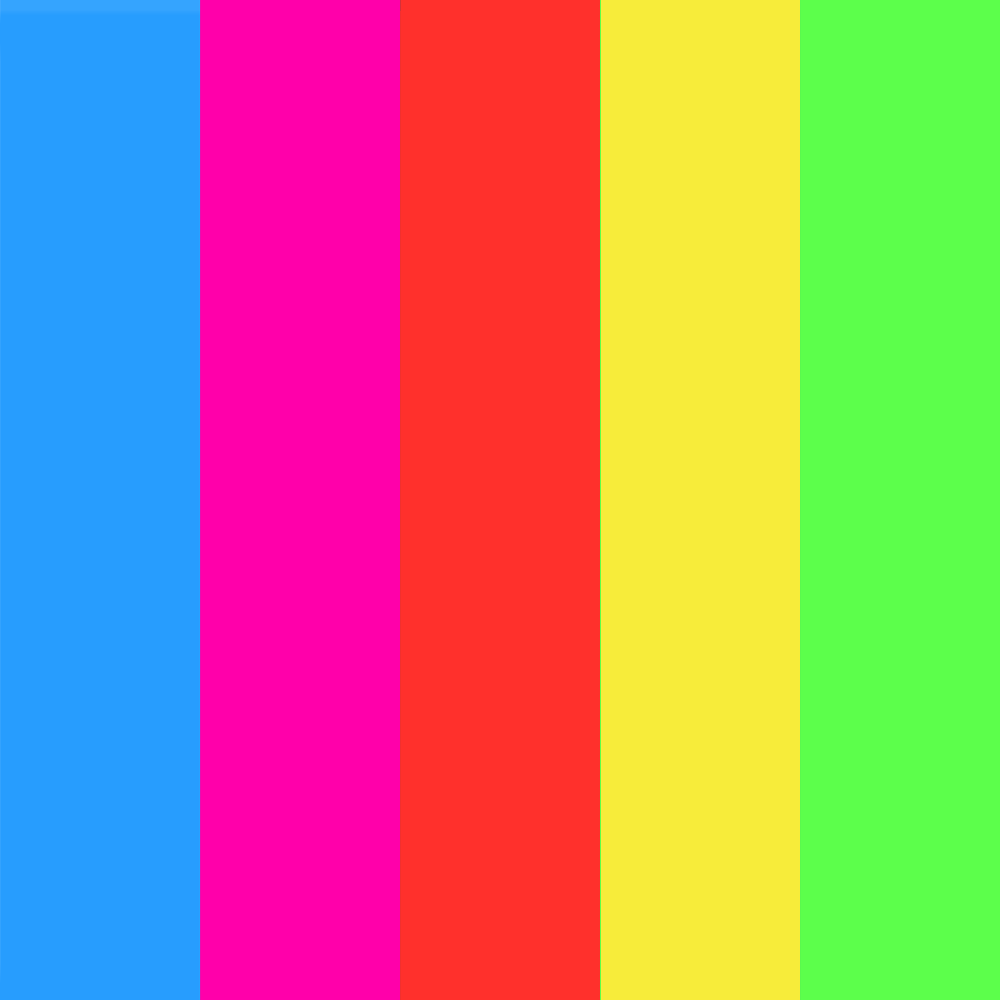
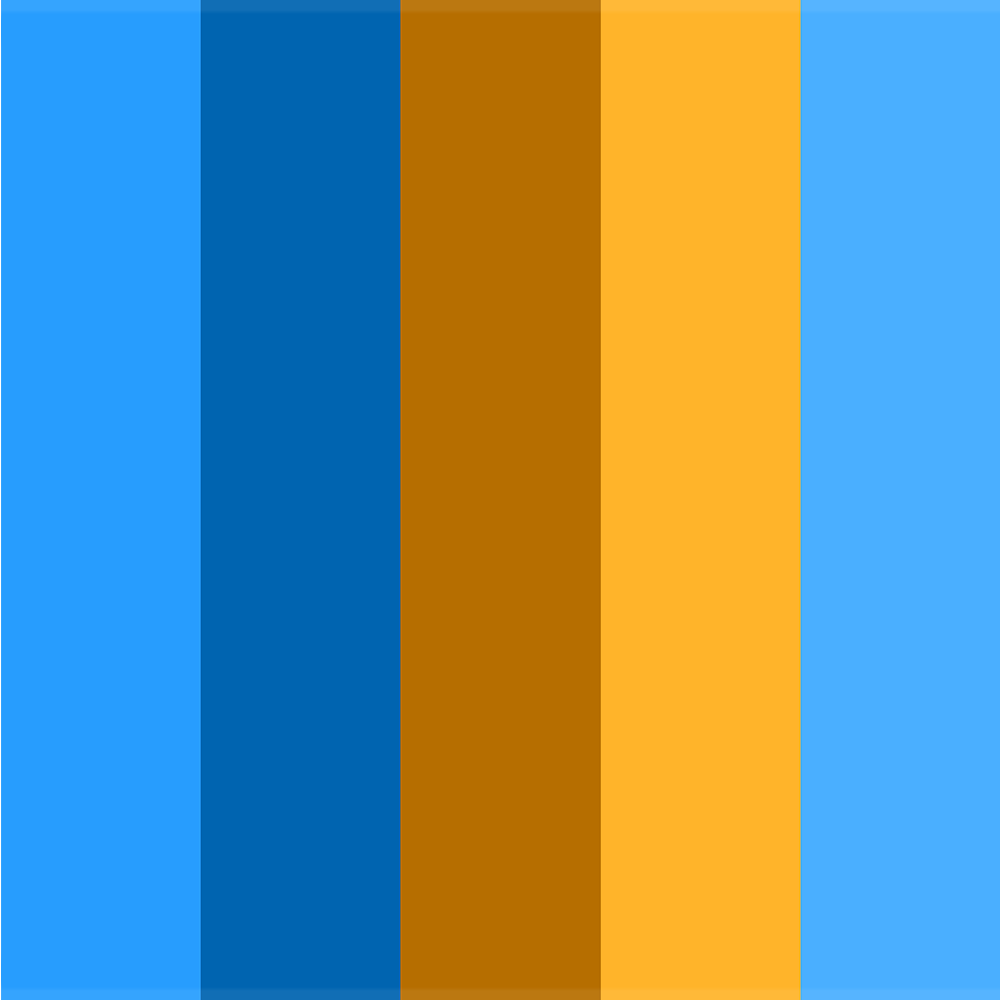
The second 1000×1000 image is a revision of the first. Changes to its layers:
hid group "five tone" (1 layers) over [0, 0, 1000, 1000]
showed group "complementary" (1 layers) over [1, 0, 1000, 1000]
